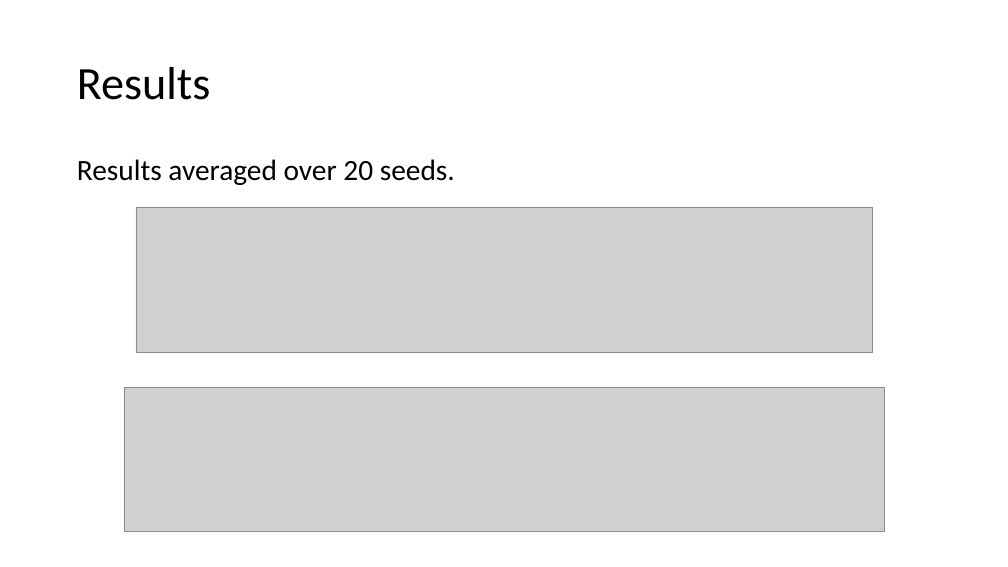
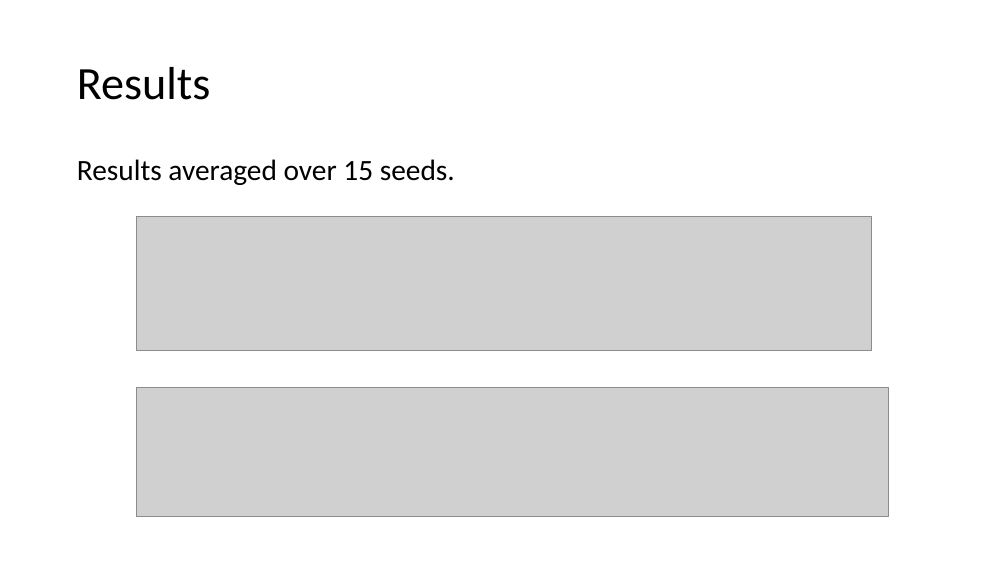
Before and after one commit to Shai128/236802, a slide deck: slide 11 of 236802/ARL presentation.pptx. Drawn at 1008x567 pixels with LibreOffice and Linux fonts; fonts in the diff are those of the drawing; grey boxes stand for pictures. Boxes give left, top, right and bottom in pixels: in the first picture for what was removed or moved away, otherwise in the second. Text is boxed around its words. In the diff, an @@ line names an element or a change of style, - is before the commit and + after.

Commit message:
updated number of seeds to 15

```diff
--- a/236802/ARL presentation.pptx
+++ b/236802/ARL presentation.pptx
@@ text at [77, 159, 455, 185]: text changed @@
-Results averaged over 20 seeds.
+Results averaged over 15 seeds.
@@ picture: place and size @@
-picture at [136, 207, 873, 352]
+picture at [137, 217, 872, 350]
@@ picture: place and size @@
-picture at [124, 387, 885, 531]
+picture at [137, 387, 889, 517]
```
Also in this commit, not shown: 2 other files.
